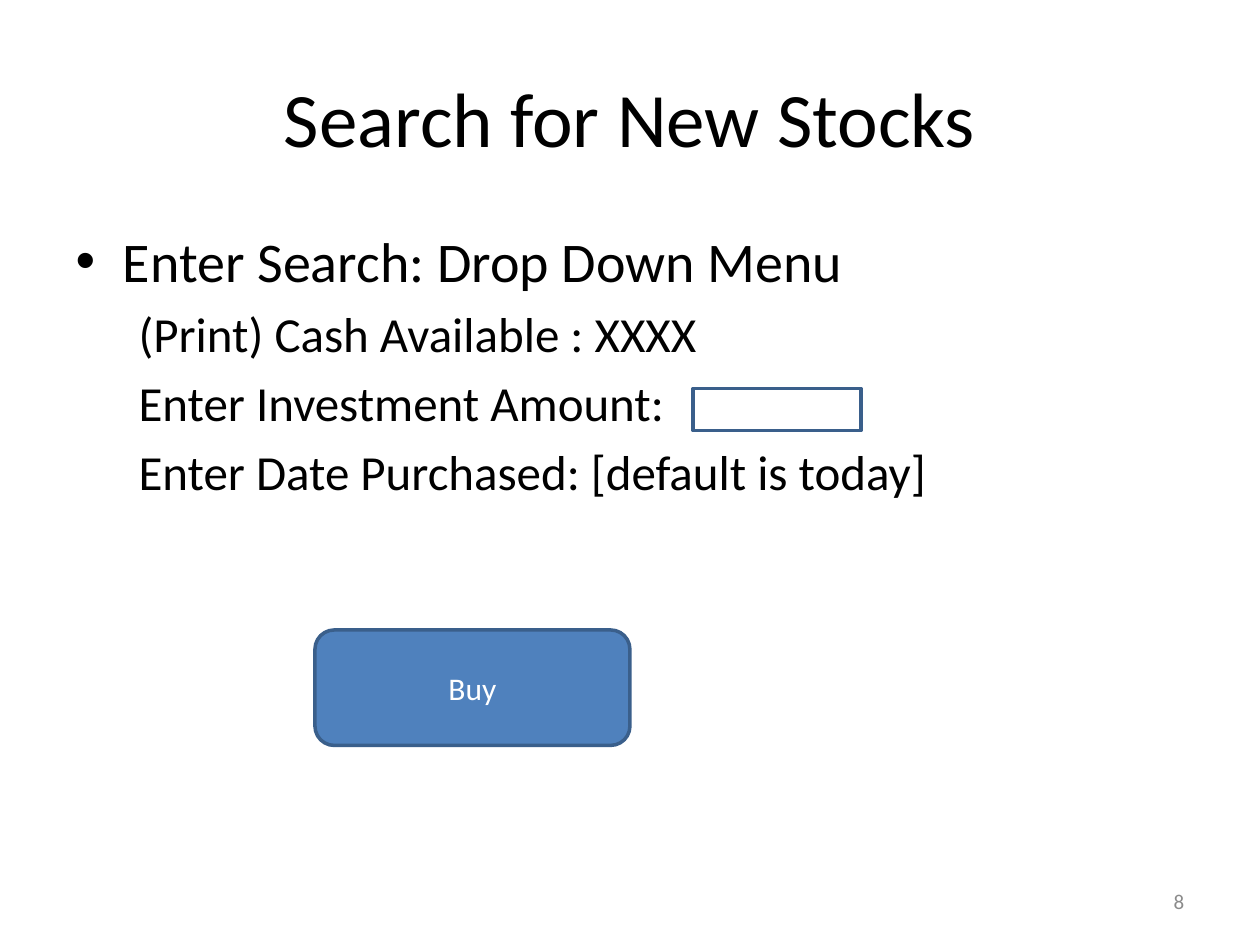
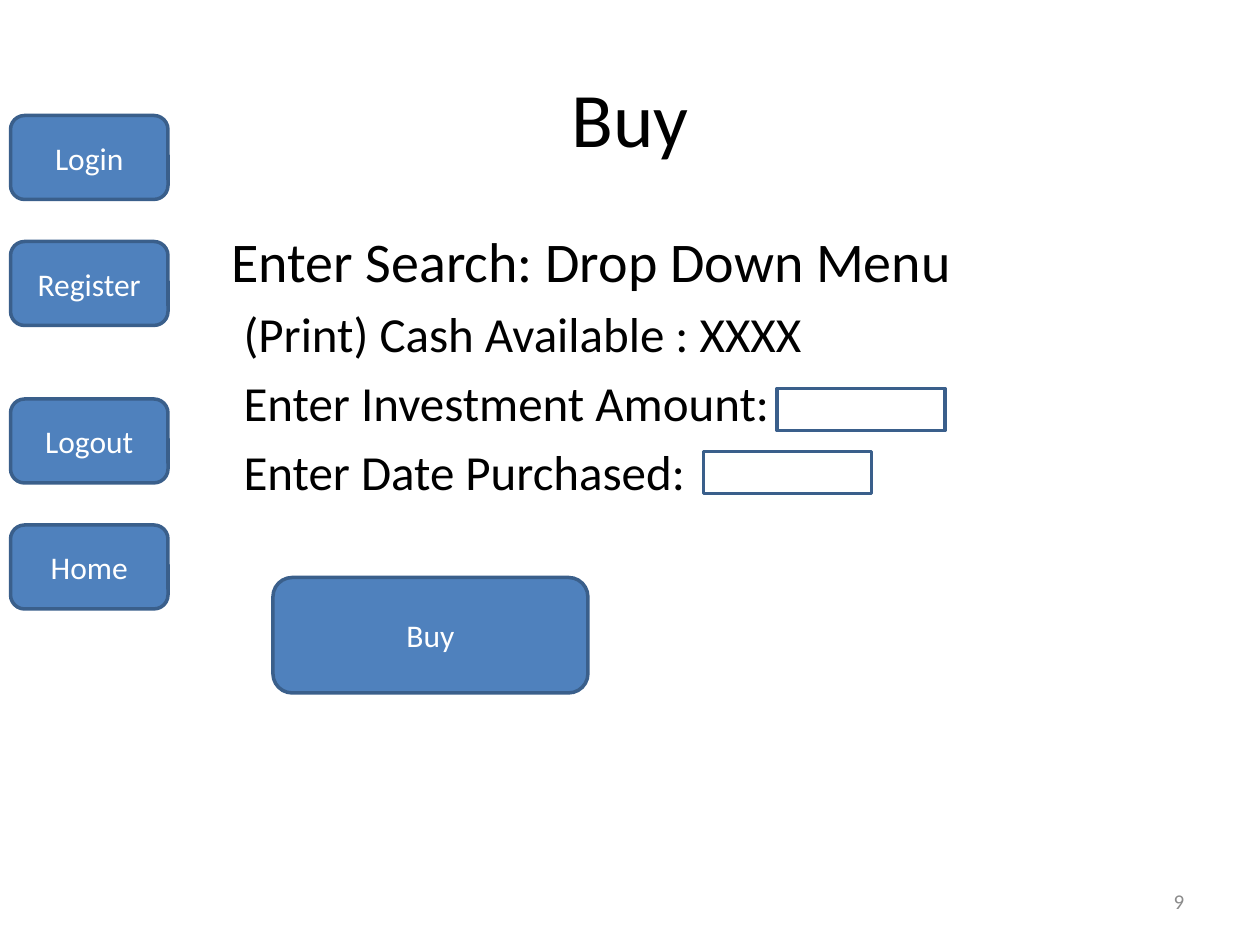
Before and after one commit to divmod/portfolio, a slide deck: slide 9 of handin/Flow.pptx (slide 8 before the commit). Drawn at 1260x945 pixels with LibreOffice and Linux fonts; fonts in the diff are those of the drawing. Boxes give left, top, right and bottom in pixels: in the first picture for what was removed or moved away, otherwise in the second. Text is boxed around its words. In the diff, an @@ line names an element or a change of style, - is before the commit and + after.

```diff
--- a/handin/Flow.pptx
+++ b/handin/Flow.pptx
@@ rounded rectangle added at (x1=10, y1=116, x2=168, y2=200), fill #4F81BD, outline #3A5F8C 2 pt, 18 pt, text #FFFFFF @@
+Login
@@ title at (x1=571, y1=97, x2=688, y2=160): text changed @@
-Search for New Stocks
+Buy
@@ text "Enter Search: Drop Down Menu" moved from (x1=123, y1=243, x2=926, y2=498) to (x1=231, y1=243, x2=951, y2=491) @@
@@ rounded rectangle added at (x1=10, y1=242, x2=168, y2=326), fill #4F81BD, outline #3A5F8C 2 pt, 18 pt, text #FFFFFF @@
+Register
@@ text at (x1=231, y1=243, x2=951, y2=291): bullet • to none @@
@@ rectangle moved from (x1=693, y1=388, x2=861, y2=430) to (x1=777, y1=388, x2=945, y2=430) @@
@@ rounded rectangle added at (x1=10, y1=399, x2=168, y2=484), fill #4F81BD, outline #3A5F8C 2 pt, 18 pt, text #FFFFFF @@
+Logout
@@ text at (x1=244, y1=456, x2=684, y2=491): text changed @@
-  Enter Date Purchased: [default is today]
+  Enter Date Purchased:
@@ rectangle added at (x1=703, y1=451, x2=871, y2=493), outline #3A5F8C 2 pt @@
@@ rounded rectangle added at (x1=10, y1=525, x2=168, y2=610), fill #4F81BD, outline #3A5F8C 2 pt, 18 pt, text #FFFFFF @@
+Home
@@ rounded rectangle "Buy" moved from (x1=315, y1=630, x2=630, y2=746) to (x1=273, y1=577, x2=588, y2=693) @@
@@ page number at (x1=1174, y1=895, x2=1185, y2=909): text changed @@
-8
+9
```
Also in this commit, not shown: 7 other slides changed, 7 slides added, 3 slides removed, 4 other files.
